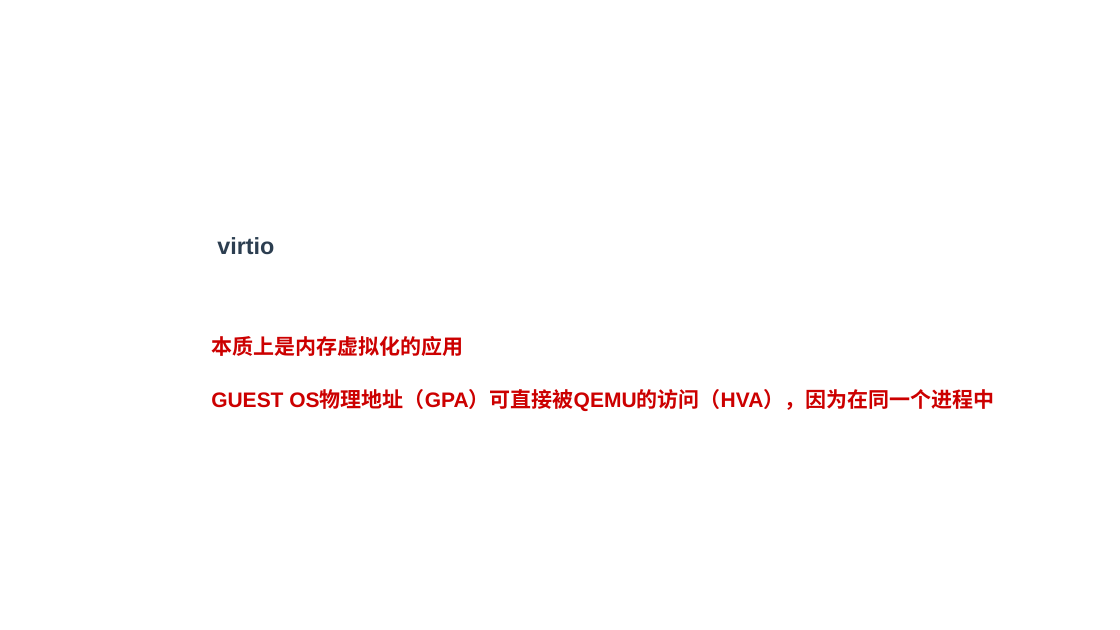
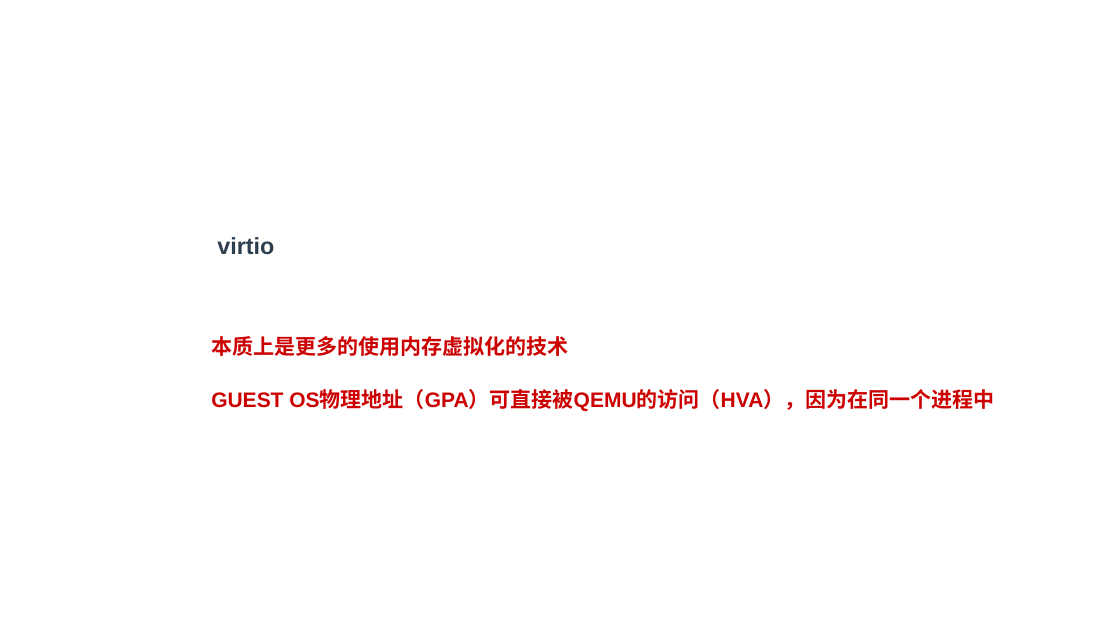
Before and after one commit to zaiqiang-dong/zaiqiang, a slide deck: slide 14 of picture/qemu/qemu.pptx (slide 12 before the commit). Drawn at 1120x630 pixels with LibreOffice and Linux fonts; fonts in the diff are those of the drawing. Boxes give left, top, right and bottom in pixels: in the first picture for what was removed or moved away, otherwise in the second. Text is boxed around its words. In the diff, an @@ line names an element or a change of style, - is before the commit and + after.

```diff
--- a/picture/qemu/qemu.pptx
+++ b/picture/qemu/qemu.pptx
@@ text at [211, 336, 568, 356]: text changed @@
-本质上是内存虚拟化的应用
+本质上是更多的使用内存虚拟化的技术
```
Also in this commit, not shown: 3 other slides changed, 9 slides added, 4 slides removed, 19 other files.
